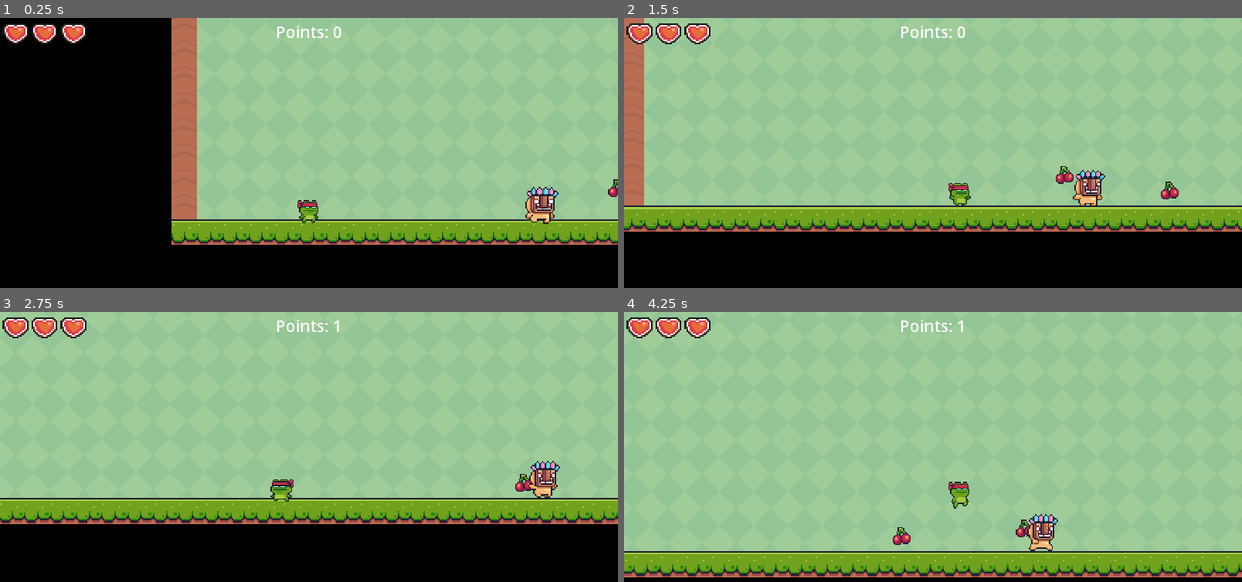
Above: before the commit, frames 1-4 (two rows, left to right).
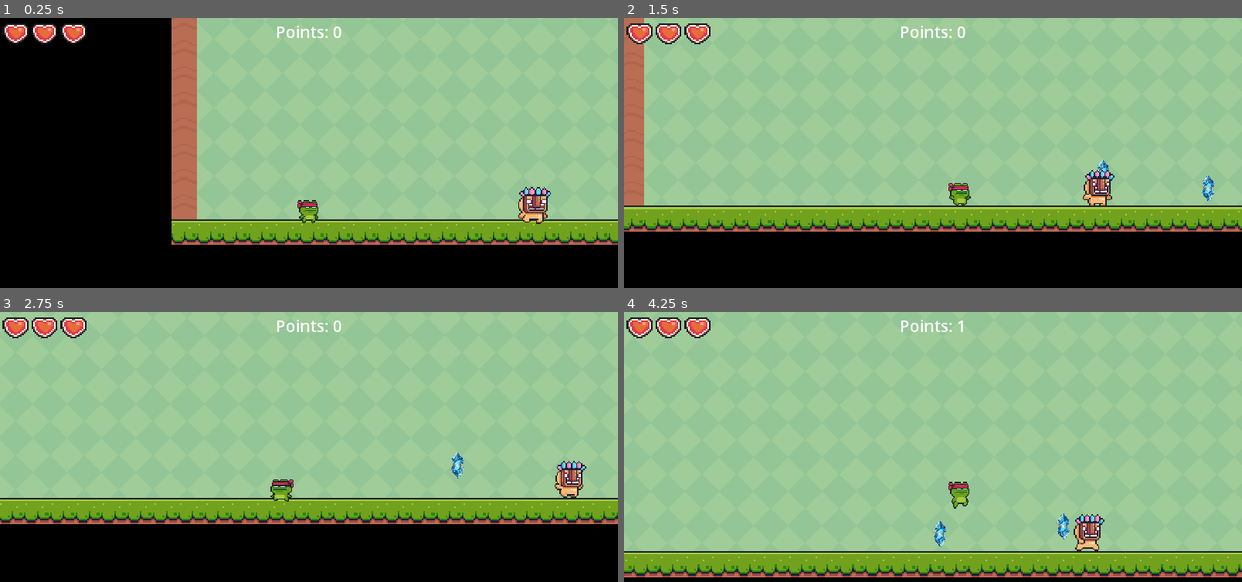
Above: after the commit, the same moments.

Repository: Zain12468/Godot-Side-Scroller-Game
Game: Godot game, scene res://Scenes/Levels/Level 1.tscn
Two runs of this game, one before a commit and one after it. Both use one fixed random seed, a clock stepped at 60 frames per second and the inputs below.
Inputs:
- Up to frame 1 (0.25 s): no input
- Up to frame 2 (1.5 s): tap Enter (ui_accept) at 0.5, 0.77 s; hold Right (ui_right) from 0.53 s (still down)
- Up to frame 3 (2.75 s): tap Enter (ui_accept) at 1.52 s; release Right (ui_right) at 2.03 s; hold Left (ui_left) from 2.03 s (still down)
- Up to frame 4 (4.25 s): release Left (ui_left) at 2.78 s; hold Right (ui_right) from 2.78 s (still down); tap Enter (ui_accept) at 3.02, 3.77 s

The runs differ from the first frame. In frame 1, 0.7% of the frame differs, in the area x 83-100%, y 59-77%; in frame 2, 1.1%; in frame 3, 1.3%; in frame 4, 1.5%, in the area x 43-78%, y 74-89%.

Commit message:
Removed Redundancy

Diff:
--- a/Main Project/Scenes/Characters/Enemies/patrolling_enemy.gd
+++ b/Main Project/Scenes/Characters/Enemies/patrolling_enemy.gd
@@ -1,44 +1,17 @@
 extends CharacterBody2D
 
-#FLip if it touches a wall
+@onready var sprite_2d = $AnimatedSprite2D
+@export var group_name : String
 
-var SPEED = 150.0
+var SPEED = 175.0
 var gravity = ProjectSettings.get_setting("physics/2d/default_gravity")
 var facing_right = true
-var startPosition
-var endPosition
-
-@onready var sprite_2d = $AnimatedSprite2D
-@export var limit = 0.5
-@export var xOffset = 25
-@export var raycastDistance = 37
-
-
-
-func _ready():
-	startPosition = position
-	endPosition = startPosition + Vector2(0, 3*16)
-
-func changeDirection():
-	var tempEnd = endPosition
-	endPosition = startPosition
-	startPosition = tempEnd
-
-func updateVelocity():
-	var moveDirection = endPosition - position
-	if moveDirection.length() < limit:
-		changeDirection()
-	velocity = moveDirection.normalized*SPEED
 
 func _physics_process(delta):
 	#Animations
 	sprite_2d.animation = 'running'
 	if not is_on_floor():
 		velocity.y += gravity * delta
-
-	if !$RayCast2D.is_colliding() && is_on_floor():
-		flip()
-
 	velocity.x = SPEED
 	move_and_slide()
 	handleCollision()
@@ -48,17 +21,6 @@
 		var collision = get_slide_collision(i)
 		var collider = collision.get_collider()
 
-
-func flip():
-	#Flips the player
-	facing_right = !facing_right
-	scale.x = abs(scale.x) + -1
-	if facing_right:
-		SPEED = abs(SPEED)
-	else:
-		SPEED = abs(SPEED) * -1
-
-
 func _on_hurtbox_area_entered(area):
 	if area == $"Hitbox": return
 	sprite_2d.self_modulate = Color("red")
--- a/Main Project/Scenes/Characters/Enemies/patrolling_enemy.tscn
+++ b/Main Project/Scenes/Characters/Enemies/patrolling_enemy.tscn
@@ -134,10 +134,6 @@
 rotation = 1.5708
 shape = SubResource("CapsuleShape2D_n8ci6")
 
-[node name="RayCast2D" type="RayCast2D" parent="."]
-position = Vector2(42, 25)
-target_position = Vector2(2.08165e-12, 40)
-
 [node name="Hurtbox" type="Area2D" parent="."]
 collision_layer = 0
 collision_mask = 4
--- a/Main Project/Scenes/Collectables/collectable.tscn
+++ b/Main Project/Scenes/Collectables/collectable.tscn
@@ -1,6 +1,6 @@
-[gd_scene load_steps=22 format=3 uid="uid://deuqbeubboi2i"]
+[gd_scene load_steps=4 format=3 uid="uid://deuqbeubboi2i"]
 
-[ext_resource type="Texture2D" uid="uid://cuxmk8f7ix5wf" path="res://Test Assets/Cherries.png" id="1_4s7oc"]
+[ext_resource type="Texture2D" uid="uid://cjjl0oseiivbv" path="res://Assets/glowing pixlated crystal.png" id="1_pfylj"]
 
 [sub_resource type="GDScript" id="GDScript_maadm"]
 script/source = "extends Area2D
@@ -14,146 +14,19 @@
 		game_manager.add_point()
 "
 
-[sub_resource type="AtlasTexture" id="AtlasTexture_8ttk2"]
-atlas = ExtResource("1_4s7oc")
-region = Rect2(0, 0, 32, 32)
-
-[sub_resource type="AtlasTexture" id="AtlasTexture_mqscy"]
-atlas = ExtResource("1_4s7oc")
-region = Rect2(32, 0, 32, 32)
-
-[sub_resource type="AtlasTexture" id="AtlasTexture_q1pxe"]
-atlas = ExtResource("1_4s7oc")
-region = Rect2(64, 0, 32, 32)
-
-[sub_resource type="AtlasTexture" id="AtlasTexture_yfu0s"]
-atlas = ExtResource("1_4s7oc")
-region = Rect2(96, 0, 32, 32)
-
-[sub_resource type="AtlasTexture" id="AtlasTexture_5vyxm"]
-atlas = ExtResource("1_4s7oc")
-region = Rect2(128, 0, 32, 32)
-
-[sub_resource type="AtlasTexture" id="AtlasTexture_1vodc"]
-atlas = ExtResource("1_4s7oc")
-region = Rect2(160, 0, 32, 32)
-
-[sub_resource type="AtlasTexture" id="AtlasTexture_l285o"]
-atlas = ExtResource("1_4s7oc")
-region = Rect2(192, 0, 32, 32)
-
-[sub_resource type="AtlasTexture" id="AtlasTexture_nvtnj"]
-atlas = ExtResource("1_4s7oc")
-region = Rect2(224, 0, 32, 32)
-
-[sub_resource type="AtlasTexture" id="AtlasTexture_78fmm"]
-atlas = ExtResource("1_4s7oc")
-region = Rect2(256, 0, 32, 32)
-
-[sub_resource type="AtlasTexture" id="AtlasTexture_uqglj"]
-atlas = ExtResource("1_4s7oc")
-region = Rect2(288, 0, 32, 32)
-
-[sub_resource type="AtlasTexture" id="AtlasTexture_g0ucf"]
-atlas = ExtResource("1_4s7oc")
-region = Rect2(320, 0, 32, 32)
-
-[sub_resource type="AtlasTexture" id="AtlasTexture_5gs2n"]
-atlas = ExtResource("1_4s7oc")
-region = Rect2(352, 0, 32, 32)
-
-[sub_resource type="AtlasTexture" id="AtlasTexture_ses28"]
-atlas = ExtResource("1_4s7oc")
-region = Rect2(384, 0, 32, 32)
-
-[sub_resource type="AtlasTexture" id="AtlasTexture_owy6o"]
-atlas = ExtResource("1_4s7oc")
-region = Rect2(416, 0, 32, 32)
-
-[sub_resource type="AtlasTexture" id="AtlasTexture_x40av"]
-atlas = ExtResource("1_4s7oc")
-region = Rect2(448, 0, 32, 32)
-
-[sub_resource type="AtlasTexture" id="AtlasTexture_wb4w7"]
-atlas = ExtResource("1_4s7oc")
-region = Rect2(480, 0, 32, 32)
-
-[sub_resource type="AtlasTexture" id="AtlasTexture_i6iwb"]
-atlas = ExtResource("1_4s7oc")
-region = Rect2(512, 0, 32, 32)
-
-[sub_resource type="SpriteFrames" id="SpriteFrames_g1wmx"]
-animations = [{
-"frames": [{
-"duration": 1.0,
-"texture": SubResource("AtlasTexture_8ttk2")
-}, {
-"duration": 1.0,
-"texture": SubResource("AtlasTexture_mqscy")
-}, {
-"duration": 1.0,
-"texture": SubResource("AtlasTexture_q1pxe")
-}, {
-"duration": 1.0,
-"texture": SubResource("AtlasTexture_yfu0s")
-}, {
-"duration": 1.0,
-"texture": SubResource("AtlasTexture_5vyxm")
-}, {
-"duration": 1.0,
-"texture": SubResource("AtlasTexture_1vodc")
-}, {
-"duration": 1.0,
-"texture": SubResource("AtlasTexture_l285o")
-}, {
-"duration": 1.0,
-"texture": SubResource("AtlasTexture_nvtnj")
-}, {
-"duration": 1.0,
-"texture": SubResource("AtlasTexture_78fmm")
-}, {
-"duration": 1.0,
-"texture": SubResource("AtlasTexture_uqglj")
-}, {
-"duration": 1.0,
-"texture": SubResource("AtlasTexture_g0ucf")
-}, {
-"duration": 1.0,
-"texture": SubResource("AtlasTexture_5gs2n")
-}, {
-"duration": 1.0,
-"texture": SubResource("AtlasTexture_ses28")
-}, {
-"duration": 1.0,
-"texture": SubResource("AtlasTexture_owy6o")
-}, {
-"duration": 1.0,
-"texture": SubResource("AtlasTexture_x40av")
-}, {
-"duration": 1.0,
-"texture": SubResource("AtlasTexture_wb4w7")
-}, {
-"duration": 1.0,
-"texture": SubResource("AtlasTexture_i6iwb")
-}],
-"loop": true,
-"name": &"default",
-"speed": 20.0
-}]
-
 [sub_resource type="CircleShape2D" id="CircleShape2D_hqe23"]
-radius = 25.02
+radius = 29.0
 
 [node name="Collectable" type="Area2D"]
 script = SubResource("GDScript_maadm")
 
-[node name="AnimatedSprite2D" type="AnimatedSprite2D" parent="."]
-position = Vector2(70, 74.5)
-scale = Vector2(2.4375, 2.40625)
-sprite_frames = SubResource("SpriteFrames_g1wmx")
-
 [node name="CollisionShape2D" type="CollisionShape2D" parent="."]
-position = Vector2(71, 76)
+position = Vector2(142, 71)
 shape = SubResource("CircleShape2D_hqe23")
 
+[node name="Sprite2D" type="Sprite2D" parent="."]
+position = Vector2(142, 70)
+scale = Vector2(0.182701, 0.140935)
+texture = ExtResource("1_pfylj")
+
 [connection signal="body_entered" from="." to="." method="_on_body_entered"]
--- a/Main Project/Scenes/Levels/Level 1.tscn
+++ b/Main Project/Scenes/Levels/Level 1.tscn
@@ -554,6 +554,6 @@
 scale = Vector2(3, 3)
 
 [node name="Patrolling Enemy" parent="." instance=ExtResource("10_6q0d8")]
-position = Vector2(591, 567)
+position = Vector2(571, 567)
 
 [connection signal="body_entered" from="Scene Objects/Finish" to="Scene Objects/Finish" method="_on_body_entered"]
Binary file added: Main Project/Assets/glowing pixlated crystal.png
Not shown, added: Main Project/Assets/glowing pixlated crystal.png.import
Not shown, changed: .DS_Store
Not shown, changed: Main Project/.DS_Store
